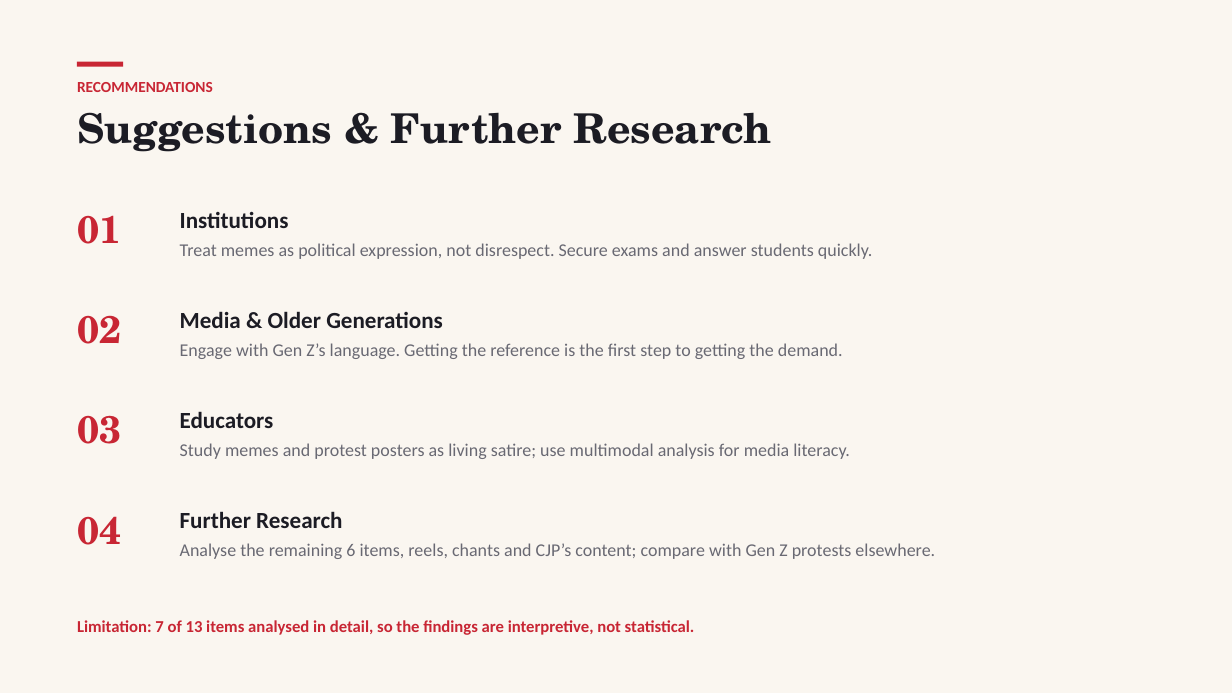
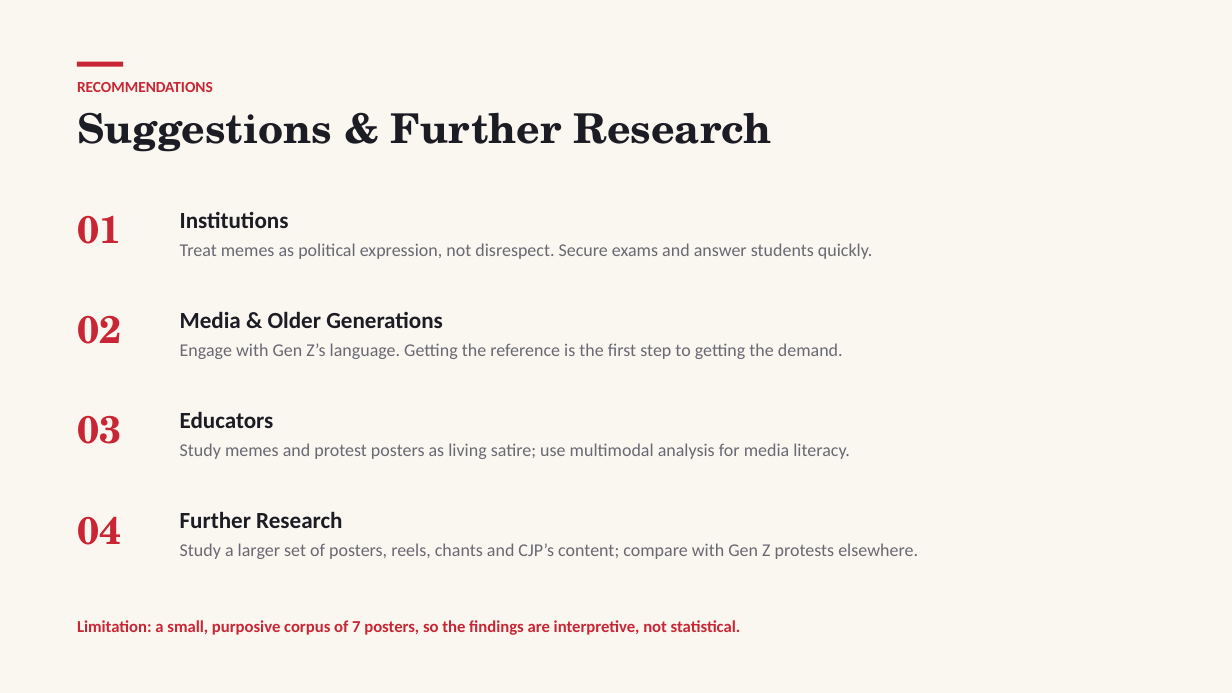
Before and after one commit to kalpvij-web/FP, a slide deck: slide 16 of Final_Presentation.pptx. Drawn at 1232x693 pixels with LibreOffice and Linux fonts; fonts in the diff are those of the drawing. Boxes give left, top, right and bottom in pixels: in the first picture for what was removed or moved away, otherwise in the second. Text is boxed around its words. In the diff, an @@ line names an element or a change of style, - is before the commit and + after.

```diff
--- a/Final_Presentation.pptx
+++ b/Final_Presentation.pptx
@@ text at [180,543,918,559]: text changed @@
-Analyse the remaining 6 items, reels, chants and CJP’s content; compare with Gen Z protests elsewhere.
+Study a larger set of posters, reels, chants and CJP’s content; compare with Gen Z protests elsewhere.
@@ text at [77,620,741,635]: text changed @@
-Limitation: 7 of 13 items analysed in detail, so the findings are interpretive, not statistical.
+Limitation: a small, purposive corpus of 7 posters, so the findings are interpretive, not statistical.
```
Also in this commit, not shown: 4 other slides changed, 8 other files.
